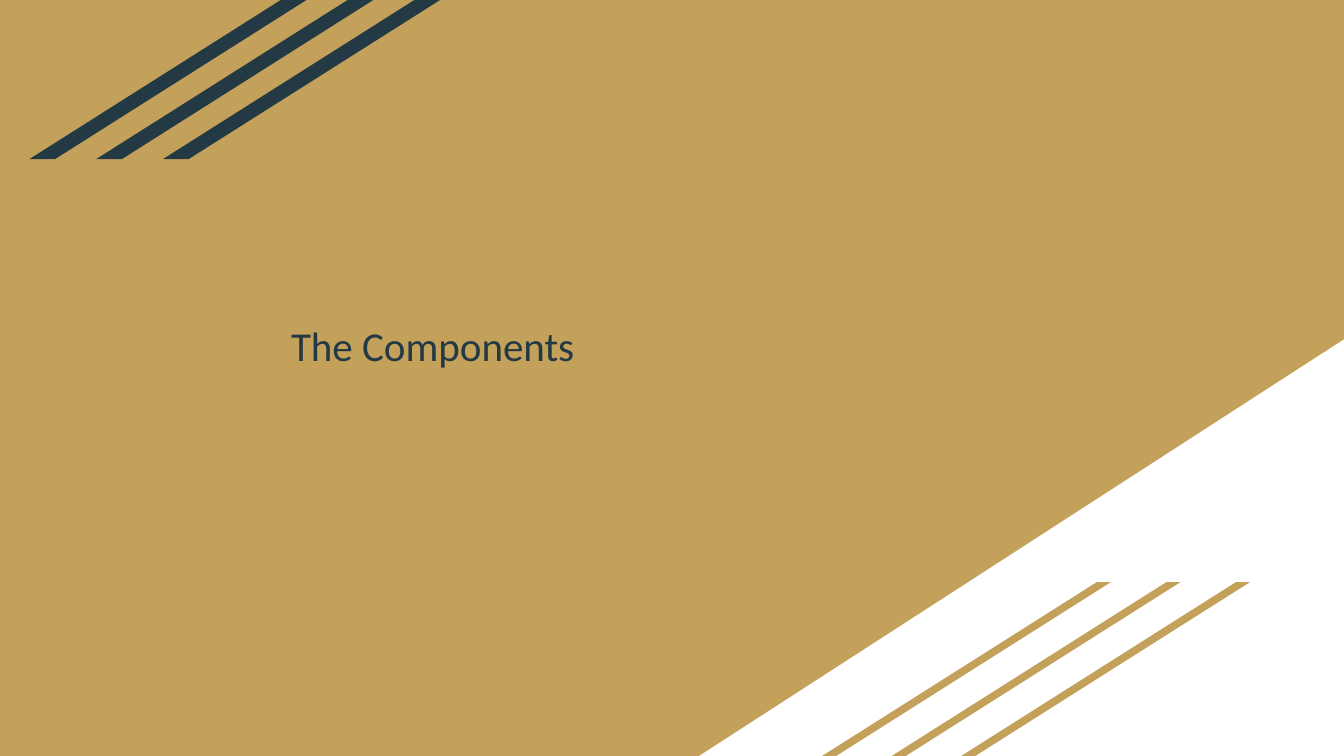
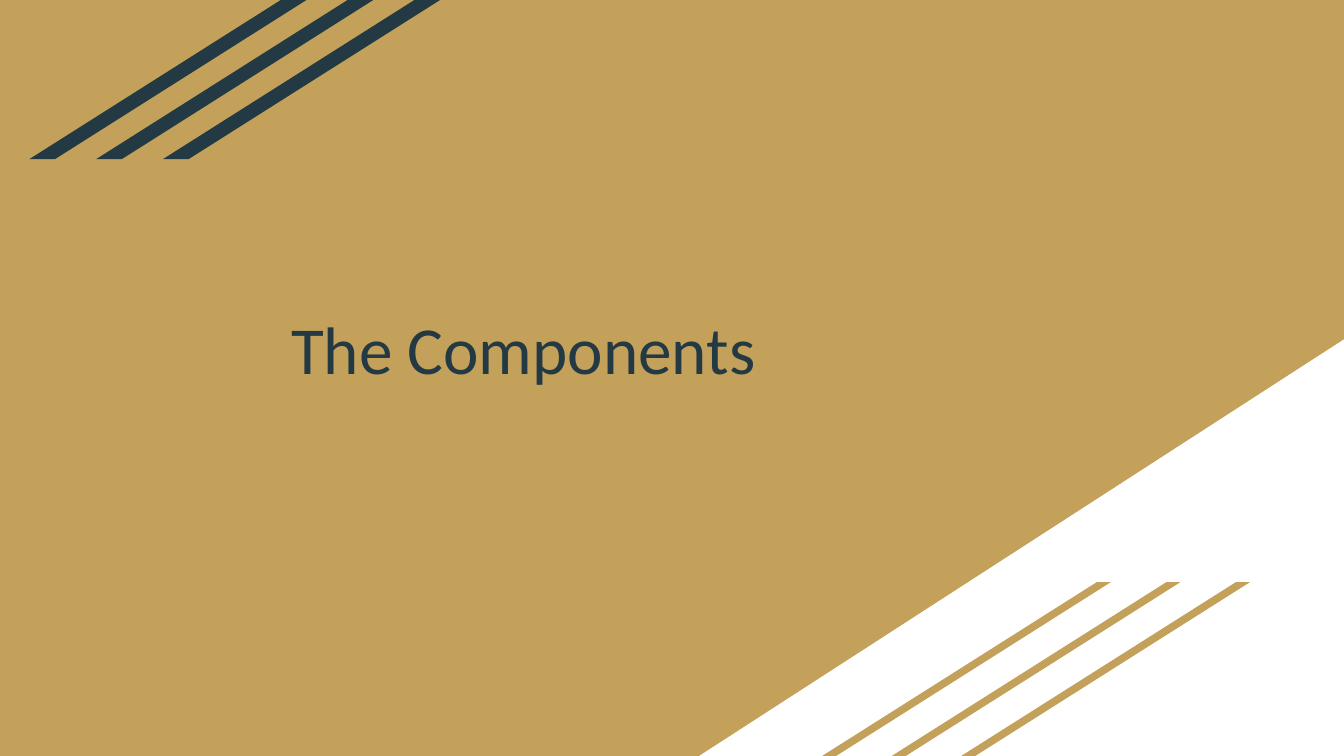
Before and after one commit to DustinWZook/Atlas-Itinerary, a slide deck: slide 8 of Documents/Project Design/Project Design.pptx (slide 10 before the commit). Drawn at 1344x756 pixels with LibreOffice and Linux fonts; fonts in the diff are those of the drawing. Boxes give left, top, right and bottom in pixels: in the first picture for what was removed or moved away, otherwise in the second. Text is boxed around its words. In the diff, an @@ line names an element or a change of style, - is before the commit and + after.

```diff
--- a/Documents/Project Design/Project Design.pptx
+++ b/Documents/Project Design/Project Design.pptx
@@ title "The Components" at <box>291,327,756,385</box>: size 22 to 36 pt @@
```
Also in this commit, not shown: 4 other slides changed, 7 slides added, 8 slides removed.
